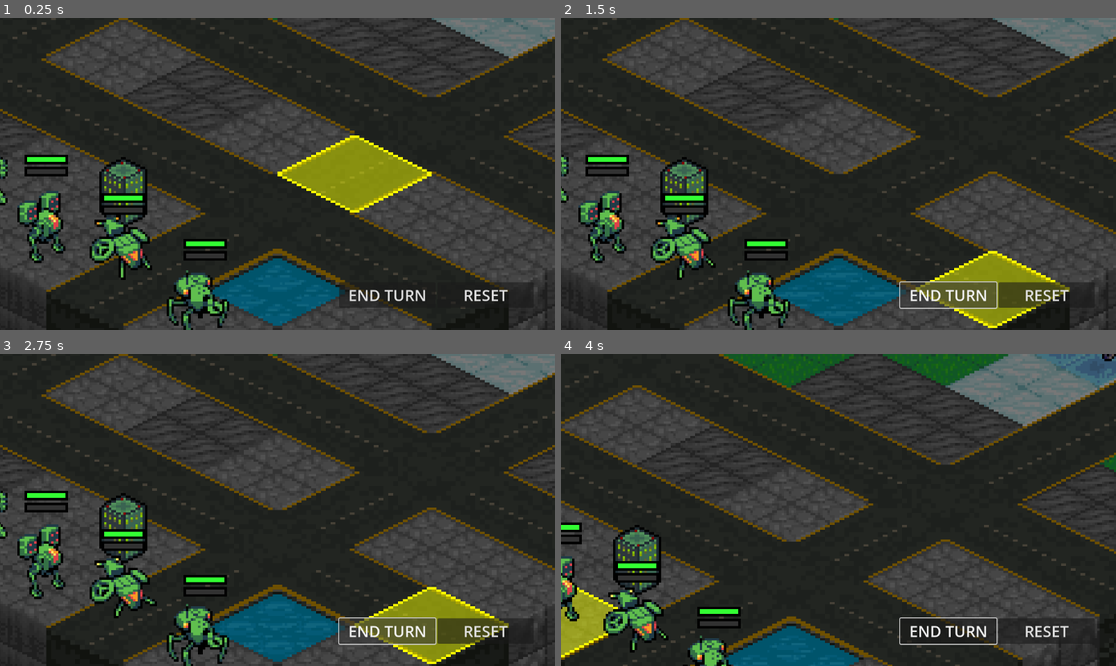
Above: before the commit, frames 1-4 (two rows, left to right).
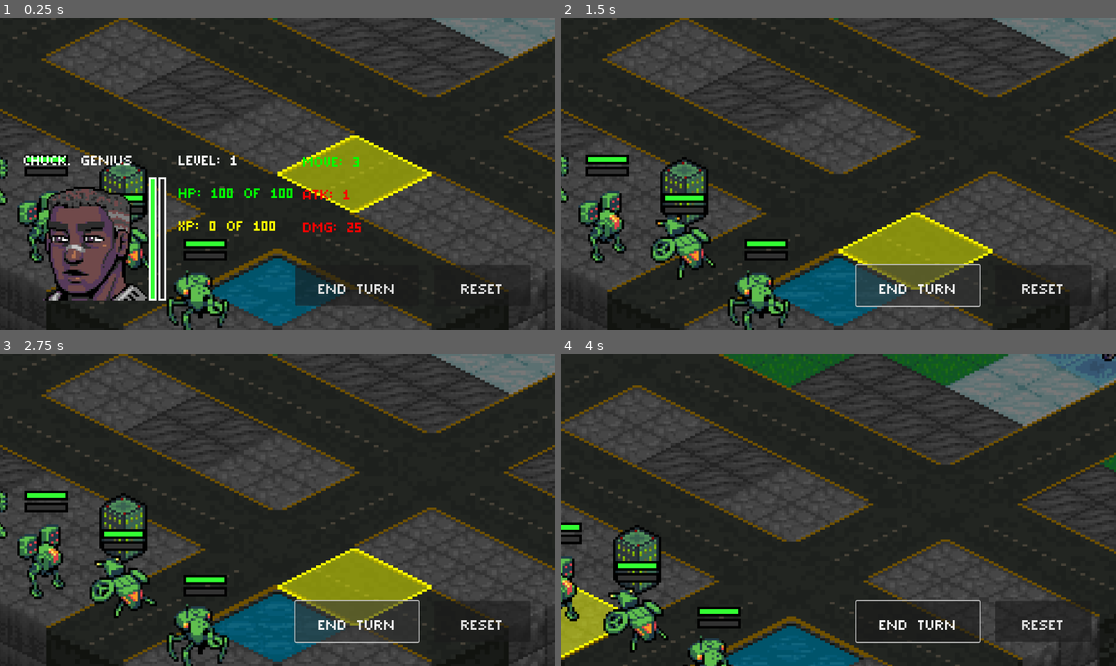
Above: after the commit, the same moments.

Repository: Tekknobot/Terrain
Game: Godot game, scene res://Scenes/Main.tscn
Two runs of this game, one before a commit and one after it. Both use one fixed random seed, a clock stepped at 60 frames per second and the inputs below.
Inputs (mouse positions are in pixels of both pictures, inside the frame that each line leads up to):
- Up to frame 1 (0.25 s): no input
- Up to frame 2 (1.5 s): click "END TURN" at 0.5 s; click "END TURN" at 1.25 s
- Up to frame 3 (2.75 s): click "END TURN" at 2 s
- Up to frame 4 (4 s): move the mouse to (960, 494) at 2.77 s; click (960, 494) at 2.92 s; drag from (727, 525) to (605, 606) at 3.52 s

The runs differ from the first frame. In frame 1, 8.6% of the frame differs, in the area x 4-97%, y 44-93%; in frame 2, 8.4%; in frame 3, 8.4%; in frame 4, 2.0%.

Commit message:
Add quotes.

Diff:
--- a/Scenes/Main.tscn
+++ b/Scenes/Main.tscn
@@ -39,6 +39,8 @@
 [ext_resource type="PackedScene" uid="uid://bm1g128j70kea" path="res://Scenes/VFX/StarNight.tscn" id="35_cw10i"]
 [ext_resource type="Script" path="res://Scripts/HUD_Panel.gd" id="38_4jlnm"]
 [ext_resource type="Texture2D" uid="uid://lfmluokjn1j6" path="res://Sprites/Portraits/pilots/l0_por04.png" id="38_dp5h8"]
+[ext_resource type="FontFile" uid="uid://buw362wjb8o8d" path="res://Fonts/magofonts/mago2.ttf" id="39_jffjd"]
+[ext_resource type="FontFile" uid="uid://csnhk3q4gx0" path="res://Fonts/magofonts/mago1.ttf" id="39_mfbvt"]
 [ext_resource type="Script" path="res://Scripts/HealthBar.gd" id="40_wrk1i"]
 
 [sub_resource type="TileSetAtlasSource" id="TileSetAtlasSource_rcb67"]
@@ -256,54 +258,76 @@
 anchor_top = 1.0
 anchor_right = 1.0
 anchor_bottom = 1.0
-offset_left = -448.0
-offset_top = -99.0
-offset_right = -408.0
-offset_bottom = -59.0
+offset_left = -539.0
+offset_top = -135.0
+offset_right = -499.0
+offset_bottom = -95.0
 grow_horizontal = 0
 grow_vertical = 0
 
 [node name="HBoxContainer" type="HBoxContainer" parent="CanvasLayer/Control"]
 layout_mode = 0
-offset_right = 274.0
-offset_bottom = 53.0
+offset_right = 404.0
+offset_bottom = 85.0
+theme_override_constants/separation = 32
 
 [node name="EndTurn" type="Button" parent="CanvasLayer/Control/HBoxContainer"]
-custom_minimum_size = Vector2(200, 0)
-layout_mode = 2
-theme_override_font_sizes/font_size = 32
+custom_minimum_size = Vector2(256, 0)
+layout_mode = 2
+theme_override_fonts/font = ExtResource("39_jffjd")
+theme_override_font_sizes/font_size = 64
 text = "END TURN"
 
 [node name="Reset" type="Button" parent="CanvasLayer/Control/HBoxContainer"]
 custom_minimum_size = Vector2(200, 0)
 layout_mode = 2
-theme_override_font_sizes/font_size = 32
+theme_override_fonts/font = ExtResource("39_jffjd")
+theme_override_font_sizes/font_size = 64
 text = "RESET"
 
 [node name="HUDLayer" type="CanvasLayer" parent="."]
 
 [node name="Control" type="Control" parent="HUDLayer"]
-visible = false
 layout_mode = 3
 anchors_preset = 2
 anchor_top = 1.0
 anchor_bottom = 1.0
-offset_left = 30.0
-offset_top = -376.0
-offset_right = 918.0
-offset_bottom = -28.0
+offset_left = 49.0
+offset_top = -453.0
+offset_right = 937.0
+offset_bottom = -105.0
 grow_vertical = 0
 script = ExtResource("38_4jlnm")
 
+[node name="Panel" type="Panel" parent="HUDLayer/Control"]
+visible = false
+custom_minimum_size = Vector2(840, 0)
+layout_mode = 0
+offset_left = -18.0
+offset_top = -27.0
+offset_right = 822.0
+offset_bottom = 62.0
+
 [node name="VBoxContainer3" type="VBoxContainer" parent="HUDLayer/Control"]
 layout_mode = 0
-offset_right = 40.0
-offset_bottom = 40.0
-
-[node name="Name" type="RichTextLabel" parent="HUDLayer/Control/VBoxContainer3"]
-custom_minimum_size = Vector2(512, 64)
-layout_mode = 2
-theme_override_font_sizes/normal_font_size = 32
+offset_right = 1024.0
+offset_bottom = 456.0
+
+[node name="Quote" type="RichTextLabel" parent="HUDLayer/Control/VBoxContainer3"]
+custom_minimum_size = Vector2(1024, 64)
+layout_mode = 2
+theme_override_fonts/normal_font = ExtResource("39_mfbvt")
+theme_override_font_sizes/normal_font_size = 48
+theme_override_styles/normal = SubResource("StyleBoxEmpty_vgpqy")
+
+[node name="HBoxContainer2" type="HBoxContainer" parent="HUDLayer/Control/VBoxContainer3"]
+layout_mode = 2
+
+[node name="Name" type="RichTextLabel" parent="HUDLayer/Control/VBoxContainer3/HBoxContainer2"]
+custom_minimum_size = Vector2(256, 64)
+layout_mode = 2
+theme_override_fonts/normal_font = ExtResource("39_jffjd")
+theme_override_font_sizes/normal_font_size = 64
 theme_override_styles/normal = SubResource("StyleBoxEmpty_vgpqy")
 text = "Chuck. Genius"
 
@@ -338,57 +362,68 @@
 layout_mode = 0
 offset_left = 322.0
 offset_top = 68.0
-offset_right = 578.0
+offset_right = 654.0
 offset_bottom = 268.0
 
 [node name="Level" type="RichTextLabel" parent="HUDLayer/Control/VBoxContainer"]
-custom_minimum_size = Vector2(256, 64)
-layout_mode = 2
-theme_override_font_sizes/normal_font_size = 32
+custom_minimum_size = Vector2(332, 64)
+layout_mode = 2
+theme_override_fonts/normal_font = ExtResource("39_jffjd")
+theme_override_font_sizes/normal_font_size = 64
 theme_override_styles/normal = SubResource("StyleBoxEmpty_vgpqy")
 text = "LEVEL: 1"
 
 [node name="HP" type="RichTextLabel" parent="HUDLayer/Control/VBoxContainer"]
-custom_minimum_size = Vector2(256, 64)
-layout_mode = 2
-theme_override_font_sizes/normal_font_size = 32
-theme_override_styles/normal = SubResource("StyleBoxEmpty_vgpqy")
-text = "HP: 100 / 100"
+modulate = Color(0, 1, 0, 1)
+custom_minimum_size = Vector2(332, 64)
+layout_mode = 2
+theme_override_fonts/normal_font = ExtResource("39_jffjd")
+theme_override_font_sizes/normal_font_size = 64
+theme_override_styles/normal = SubResource("StyleBoxEmpty_vgpqy")
+text = "HP: 100 of 100"
 
 [node name="XP" type="RichTextLabel" parent="HUDLayer/Control/VBoxContainer"]
-custom_minimum_size = Vector2(256, 64)
-layout_mode = 2
-theme_override_font_sizes/normal_font_size = 32
-theme_override_styles/normal = SubResource("StyleBoxEmpty_vgpqy")
-text = "XP: 0/100"
+modulate = Color(1, 1, 0, 1)
+custom_minimum_size = Vector2(332, 64)
+layout_mode = 2
+theme_override_fonts/normal_font = ExtResource("39_jffjd")
+theme_override_font_sizes/normal_font_size = 64
+theme_override_styles/normal = SubResource("StyleBoxEmpty_vgpqy")
+text = "XP: 0 of 100"
 
 [node name="VBoxContainer2" type="VBoxContainer" parent="HUDLayer/Control"]
 layout_mode = 0
-offset_left = 585.0
-offset_top = 68.0
-offset_right = 1097.0
-offset_bottom = 268.0
+offset_left = 580.0
+offset_top = 71.0
+offset_right = 776.0
+offset_bottom = 271.0
 
 [node name="MovementRange" type="RichTextLabel" parent="HUDLayer/Control/VBoxContainer2"]
-custom_minimum_size = Vector2(512, 64)
-layout_mode = 2
-theme_override_font_sizes/normal_font_size = 32
-theme_override_styles/normal = SubResource("StyleBoxEmpty_vgpqy")
-text = "MOVEMENT: 3"
+modulate = Color(0, 1, 0, 1)
+custom_minimum_size = Vector2(196, 64)
+layout_mode = 2
+theme_override_fonts/normal_font = ExtResource("39_jffjd")
+theme_override_font_sizes/normal_font_size = 64
+theme_override_styles/normal = SubResource("StyleBoxEmpty_vgpqy")
+text = "MOVE: 3"
 
 [node name="AttackRange" type="RichTextLabel" parent="HUDLayer/Control/VBoxContainer2"]
-custom_minimum_size = Vector2(512, 64)
-layout_mode = 2
-theme_override_font_sizes/normal_font_size = 32
-theme_override_styles/normal = SubResource("StyleBoxEmpty_vgpqy")
-text = "ATTACK: 1"
+modulate = Color(1, 0, 0, 1)
+custom_minimum_size = Vector2(196, 64)
+layout_mode = 2
+theme_override_fonts/normal_font = ExtResource("39_jffjd")
+theme_override_font_sizes/normal_font_size = 64
+theme_override_styles/normal = SubResource("StyleBoxEmpty_vgpqy")
+text = "ATK: 1"
 
 [node name="Damage" type="RichTextLabel" parent="HUDLayer/Control/VBoxContainer2"]
-custom_minimum_size = Vector2(512, 64)
-layout_mode = 2
-theme_override_font_sizes/normal_font_size = 32
-theme_override_styles/normal = SubResource("StyleBoxEmpty_vgpqy")
-text = "DAMAGE: 25"
+modulate = Color(1, 0, 0, 1)
+custom_minimum_size = Vector2(196, 64)
+layout_mode = 2
+theme_override_fonts/normal_font = ExtResource("39_jffjd")
+theme_override_font_sizes/normal_font_size = 64
+theme_override_styles/normal = SubResource("StyleBoxEmpty_vgpqy")
+text = "DMG: 25"
 
 [connection signal="pressed" from="CanvasLayer/Control/HBoxContainer/EndTurn" to="TileMap" method="_on_end_turn_button_pressed"]
 [connection signal="pressed" from="CanvasLayer/Control/HBoxContainer/Reset" to="TileMap" method="_on_reset_pressed"]
--- a/Scripts/HUD_Panel.gd
+++ b/Scripts/HUD_Panel.gd
@@ -1,7 +1,7 @@
 extends Control
 
 # @onready variables for each UI element
-@onready var name_label = $VBoxContainer3/Name
+@onready var name_label = $VBoxContainer3/HBoxContainer2/Name
 @onready var portrait = $VBoxContainer3/HBoxContainer/Portrait
 @onready var hp_bar = $VBoxContainer3/HBoxContainer/HPBar
 @onready var xp_bar = $VBoxContainer3/HBoxContainer/XPBar
@@ -12,6 +12,63 @@
 @onready var movement_label = $VBoxContainer2/MovementRange
 @onready var attack_label = $VBoxContainer2/AttackRange
 @onready var damage_label = $VBoxContainer2/Damage
+
+@onready var quote_label = $VBoxContainer3/Quote
+
+# Array of quotes (playful, action-inspired)
+var quotes = [
+	"Yippity-ki-yay, XP, baby!",
+	"I live for these pixelated moments!",
+	"Time to kick some digital butt!",
+	"May the pixel force be with you!",
+	"Keep calm and level up!",
+	"Action speaks louder than code!",
+	"This upgrade is about to drop like a hot pixel!",
+	"Prepare for high scores and low HP!",
+	"Lights, camera, action – let's roll!",
+	"Victory is just one button press away!",
+	"Game on—let's crunch some pixels!",
+	"Reloaded and ready to rock the grid!",
+	"New level, new legends!",
+	"Upgrading like a boss!",
+	"I don't code; I conquer!",
+	"Watch me debug this level!",
+	"Pixels unite—let's roll out!",
+	"Game face: ON!",
+	"Leveling up, one byte at a time!",
+	"Reboot, respawn, rage on!",
+	"I press buttons and take names!",
+	"Digital hero, activated!",
+	"Time to power up and show up!",
+	"My code is my superpower!",
+	"Strap in, it's game time!",
+	"Victory awaits—just a keystroke away!",
+	"Loading epic mode…",
+	"Onward to digital domination!",
+	"Debugging my way to glory!",
+	"I don't just play; I slay!",
+	"Taking pixel perfection to the next level!",
+	"The battlefield is in my code!",
+	"I'm the hero of my own script!",
+	"Unlocking achievements like a boss!",
+	"Command mode: Engage!",
+	"Embrace the chaos, level up!",
+	"My journey: powered by pixels!",
+	"Deploying digital mayhem!",
+	"In code we trust, in pixels we conquer!",
+	"Ready, set, execute!",
+	"Punching pixels with precision!",
+	"Charge up! The game awaits!",
+	"Rewriting the rules of engagement!",
+	"My XP: skyrocketing!",
+	"Fear no bug, level up!",
+	"Pixels over problems!",
+	"Data-driven and determined!",
+	"This is my epic upgrade moment!",
+	"Victory through variable power!",
+	"Powered by code, driven by passion!"
+]
+
 
 # Example player data structure
 var player_data = {
@@ -28,6 +85,7 @@
 }
 
 func _ready():
+	randomize()
 	print("name_label:", name_label)
 	print("portrait:", portrait)
 	print("hp_bar:", hp_bar)
@@ -37,6 +95,7 @@
 	print("movement_label:", movement_label)
 	print("attack_label:", attack_label)
 	print("damage_label:", damage_label)
+	print("quote_label:", quote_label)
 
 	var game = get_node("/root/BattleGrid")  # Adjust path accordingly.
 	game.connect("units_spawned", Callable(self, "_on_units_spawned"))
@@ -52,7 +111,6 @@
 	if player.portrait:
 		portrait.texture = player.portrait
 	else:
-		# Optionally set a default texture or leave it blank
 		portrait.texture = null
 
 	# Update HP Bar
@@ -66,11 +124,24 @@
 	# Update Level
 	level_label.text = "LEVEL: %d" % player.level
 
-	# Update HP (RichTextLabel or Label)
-	hp_label.text = "HP: %d / %d" % [player.current_hp, player.max_hp]
-	xp_label.text = "XP: %d / %d" % [player.current_xp, player.max_xp]
+	# Update HP and XP Labels
+	hp_label.text = "HP: %d of %d" % [player.current_hp, player.max_hp]
+	xp_label.text = "XP: %d of %d" % [player.current_xp, player.max_xp]
 
 	# Update Movement, Attack Range, Damage
-	movement_label.text = "MOVEMENT: %d" % player.movement_range
-	attack_label.text = "ATTACK: %d" % player.attack_range
-	damage_label.text = "DAMAGE: %d" % player.damage
+	movement_label.text = "MOVE: %d" % player.movement_range
+	attack_label.text = "ATK: %d" % player.attack_range
+	damage_label.text = "DMG: %d" % player.damage
+
+	# Update Quote: choose one randomly, double it, then type it out like a typewriter.
+	var selected_quote = quotes[randi() % quotes.size()]
+	# Use await to run the typewriter effect (ensure update_hud is called in an async context)
+	await type_quote(selected_quote)
+
+# Typewriter effect: gradually display the quote letter-by-letter.
+func type_quote(quote: String) -> void:
+	quote_label.text = ""
+	# Loop over each character and append it with a delay.
+	for i in range(quote.length()):
+		quote_label.text += quote[i]
+		await get_tree().create_timer(0.05).timeout
Binary file added: Fonts/HighWayChase1980.ttf
Not shown, added: Fonts/HighWayChase1980.ttf.import
Binary file added: Fonts/Passage 7 Basic.ttf
Not shown, added: Fonts/Passage 7 Basic.ttf.import
Binary file added: Fonts/Pixeled.ttf
Not shown, added: Fonts/Pixeled.ttf.import
Binary file added: Fonts/Retro Gaming.ttf
Not shown, added: Fonts/Retro Gaming.ttf.import
Binary file added: Fonts/magofonts/mago1.ttf
Not shown, added: Fonts/magofonts/mago1.ttf.import
Binary file added: Fonts/magofonts/mago2.ttf
Not shown, added: Fonts/magofonts/mago2.ttf.import
(and 7 more such lines)
